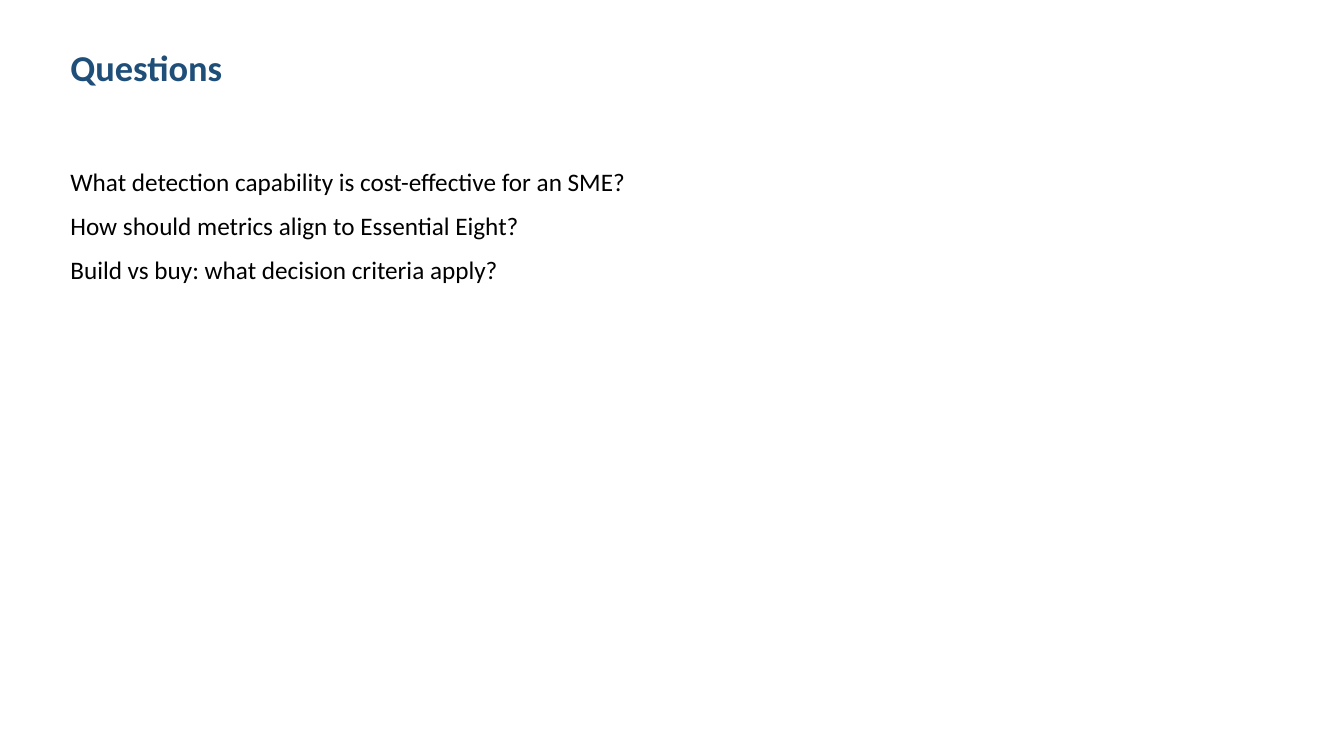
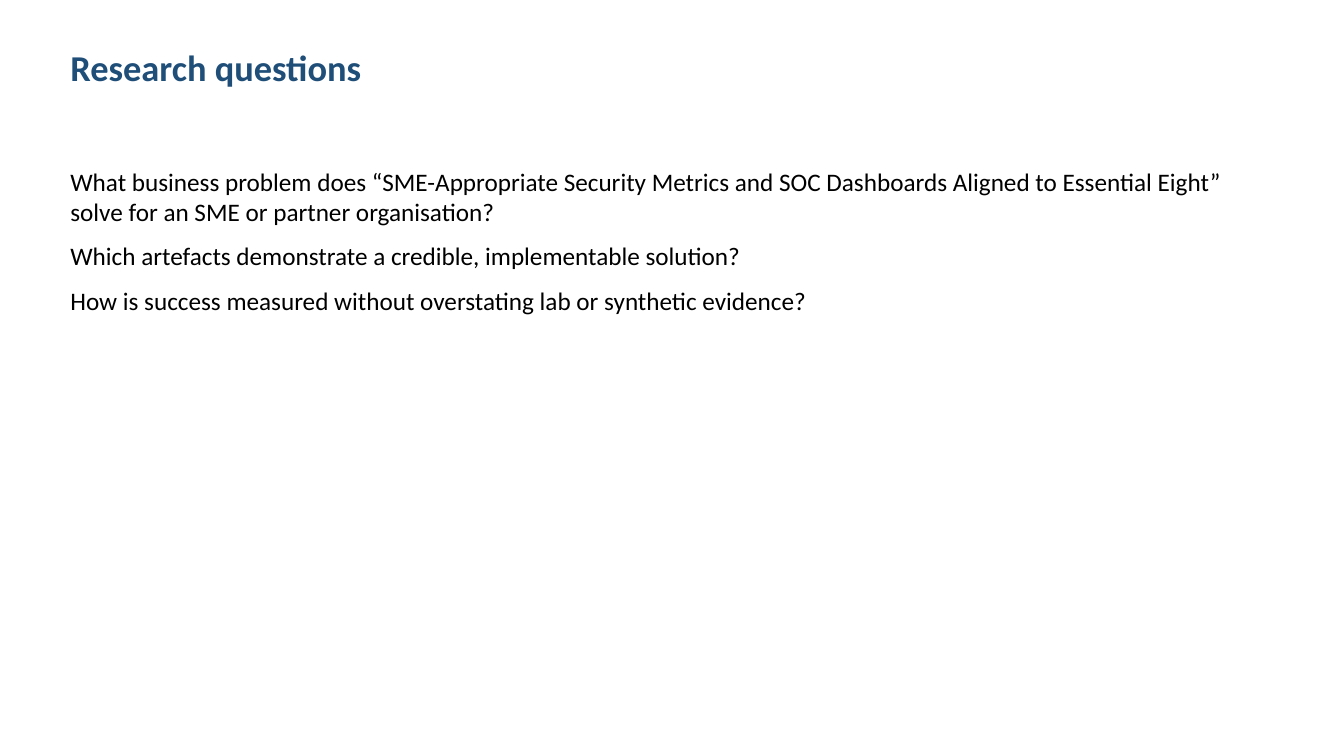
Before and after one commit to shohrabniaz/sme-soc-metrics-dashboards, a slide deck: slide 2 of Final_Submission/02_Presentation.pptx. Drawn at 1344x756 pixels with LibreOffice and Linux fonts; fonts in the diff are those of the drawing. Boxes give left, top, right and bottom in pixels: in the first picture for what was removed or moved away, otherwise in the second. Text is boxed around its words. In the diff, an @@ line names an element or a change of style, - is before the commit and + after.

```diff
--- a/Final_Submission/02_Presentation.pptx
+++ b/Final_Submission/02_Presentation.pptx
@@ text at (70, 55, 361, 87): text changed @@
-Questions
+Research questions
@@ text at (70, 173, 1221, 315): text changed @@
-What detection capability is cost-effective for an SME?
-How should metrics align to Essential Eight?
-Build vs buy: what decision criteria apply?
+What business problem does “SME-Appropriate Security Metrics and SOC Dashboards Aligned to Essential Eight” solve for an SME or partner organisation?
+Which artefacts demonstrate a credible, implementable solution?
+How is success measured without overstating lab or synthetic evidence?
```
Also in this commit, not shown: 3 other slides changed, 12 other files.
